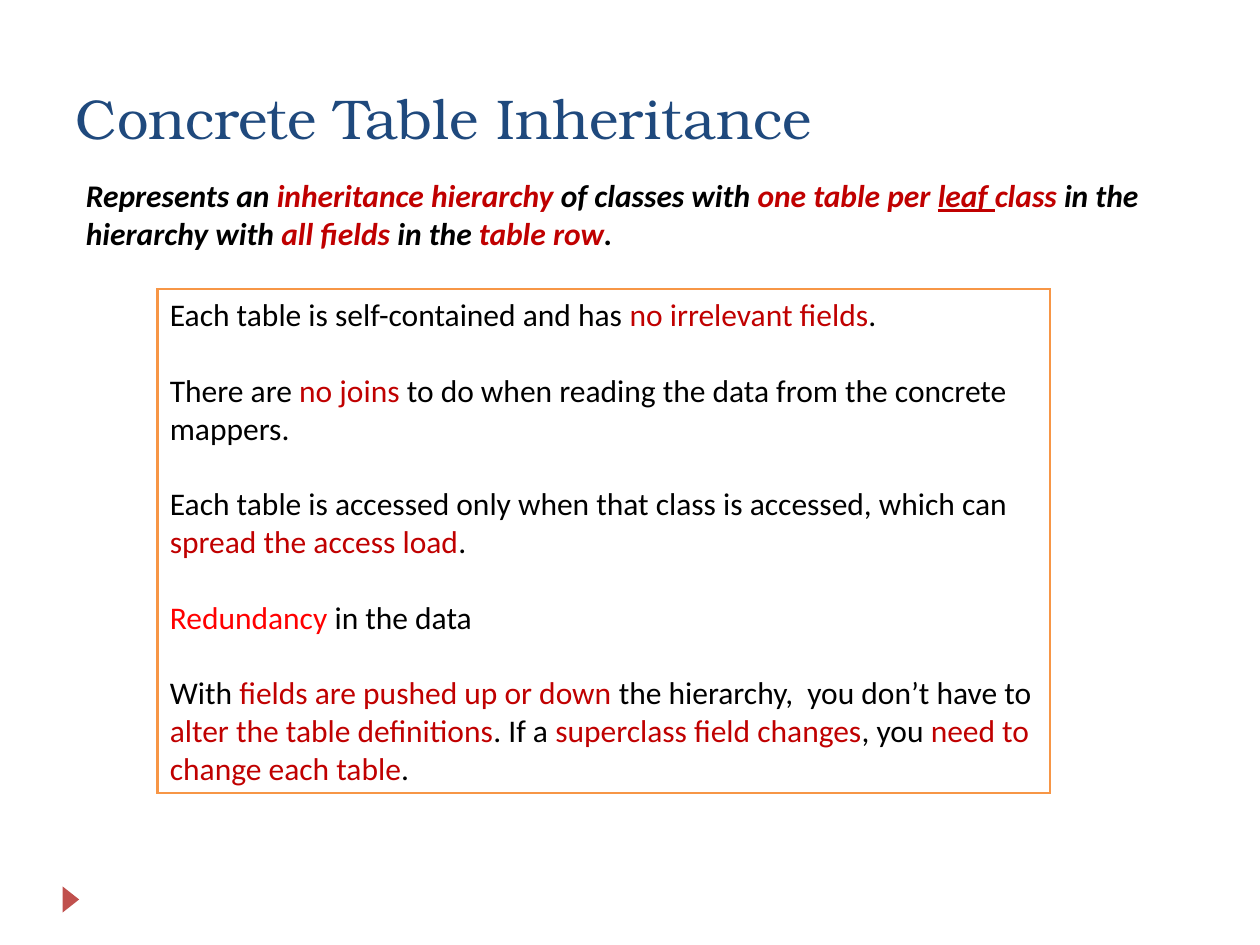
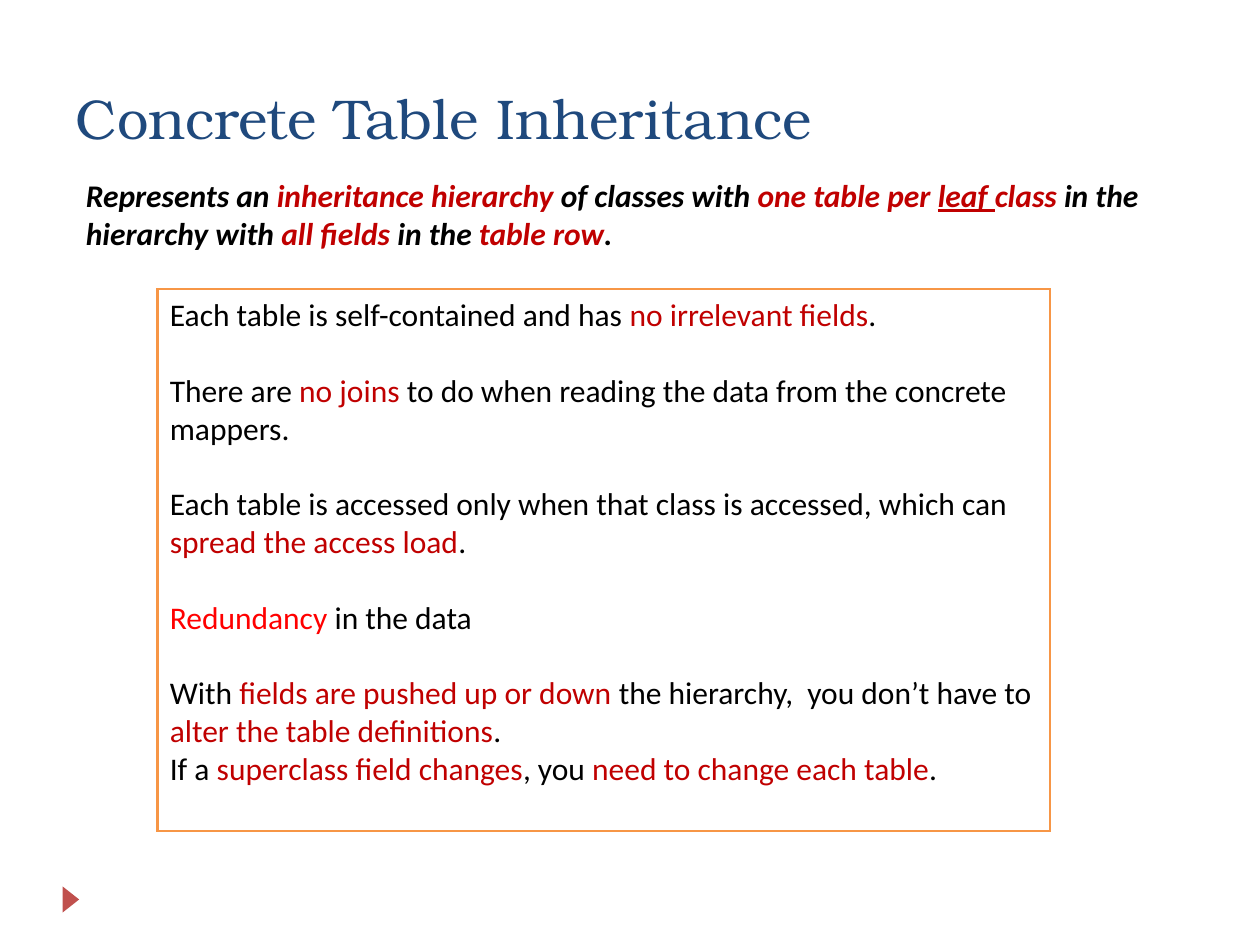
Before and after one commit to zarras/myy803-slides, a slide deck: slide 19 of SoftEng-Lab-JPA.ppt. Drawn at 1260x945 pixels with LibreOffice and Linux fonts; fonts in the diff are those of the drawing. Boxes give left, top, right and bottom in pixels: in the first picture for what was removed or moved away, otherwise in the second. Text is boxed around its words. In the diff, an @@ line names an element or a change of style, - is before the commit and + after.

```diff
--- a/SoftEng-Lab-JPA.ppt
+++ b/SoftEng-Lab-JPA.ppt
@@ rectangle "Each table is self-contained and ...": place and size @@
-rectangle "Each table is self-contained and ..." at bbox=[158, 289, 1050, 793]
+rectangle "Each table is self-contained and ..." at bbox=[158, 289, 1050, 830]
@@ text in rectangle at bbox=[170, 682, 1031, 786]: text changed @@
-With fields are pushed up or down the hierarchy, you don’t have to alter the table definitions. If a superclass field changes, you need to change each table.
+With fields are pushed up or down the hierarchy, you don’t have to alter the table definitions.
+If a superclass field changes, you need to change each table.
```
Also in this commit, not shown: 2 other slides changed, 21 other files.
